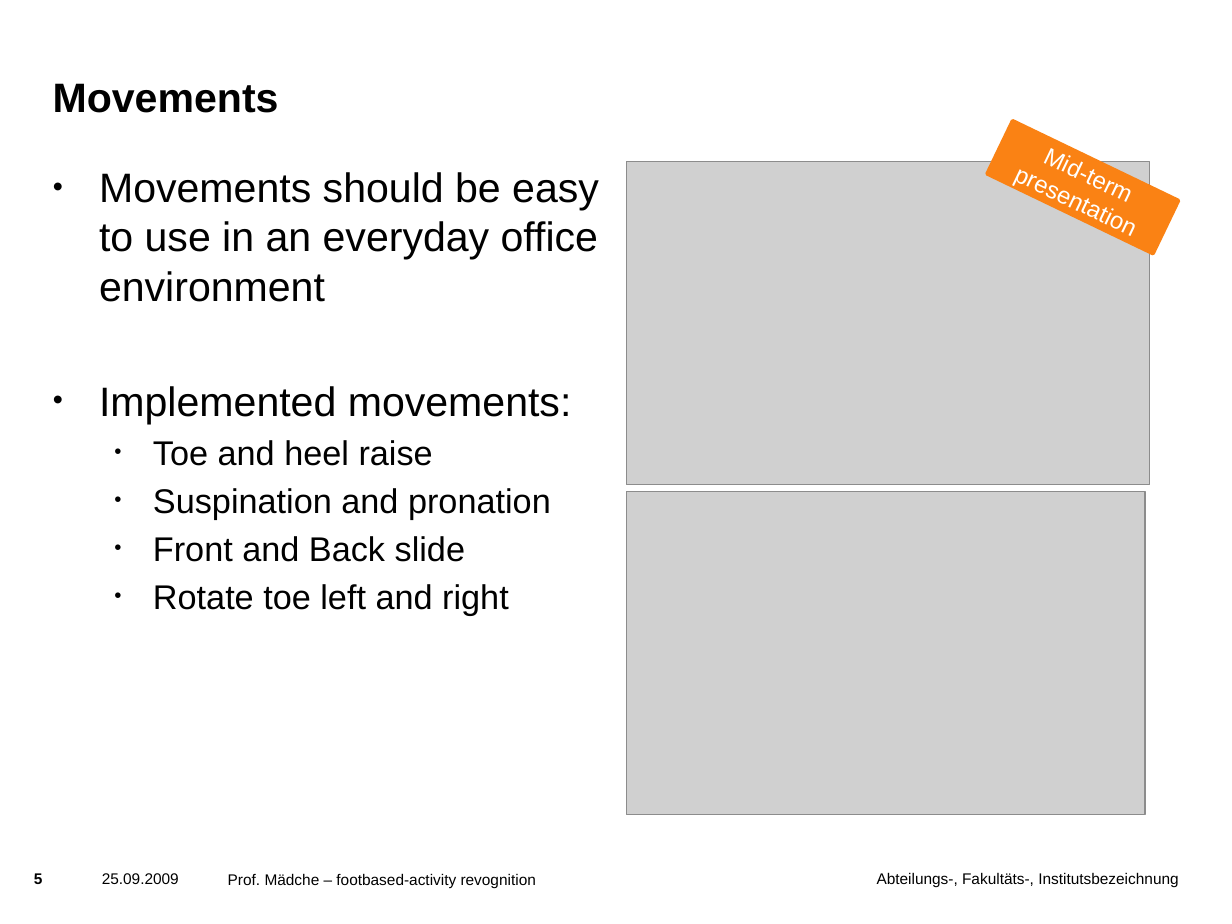
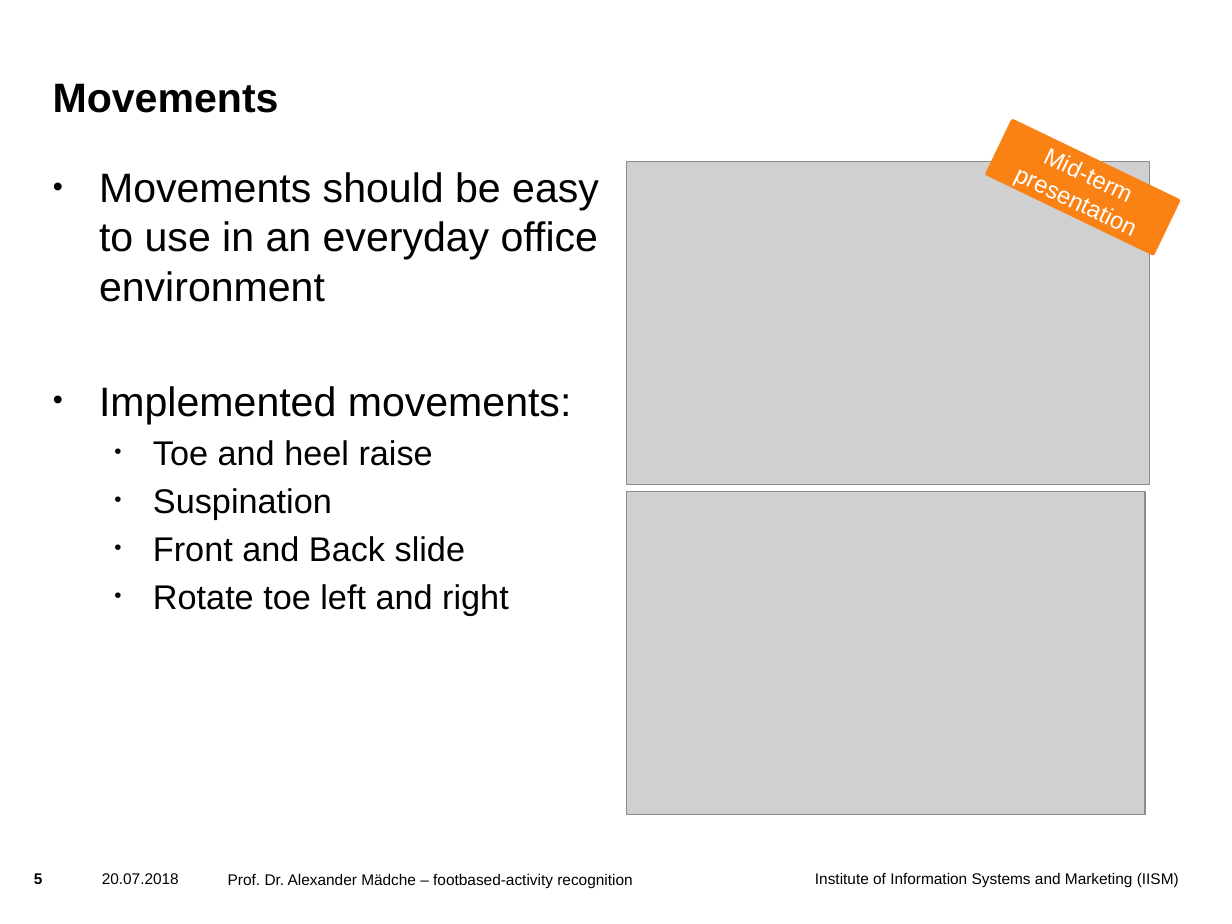
Before and after one commit to liskior/Footbased, a slide deck: slide 5 of docs/presentation/final presentation/final presentation_foot-based activity recognition.pptx. Drawn at 1232x924 pixels with LibreOffice and Linux fonts; fonts in the diff are those of the drawing; grey boxes stand for pictures; background and template pictures are left out. Boxes give left, top, right and bottom in pixels: in the first picture for what was removed or moved away, otherwise in the second. Text is boxed around its words. In the diff, an @@ line names an element or a change of style, - is before the commit and + after.

```diff
--- a/docs/presentation/final presentation/final presentation_foot-based activity recognition.pptx
+++ b/docs/presentation/final presentation/final presentation_foot-based activity recognition.pptx
@@ text at [153, 488, 332, 519]: text changed @@
-  • Suspination and pronation
+  • Suspination
@@ text at [102, 873, 179, 884]: text changed @@
-25.09.2009
+20.07.2018
@@ text at [228, 873, 632, 888]: text changed @@
-Prof. Mädche – footbased-activity revognition
+Prof. Dr. Alexander Mädche – footbased-activity recognition
@@ text at [815, 872, 1179, 888]: text changed @@
-Abteilungs-, Fakultäts-, Institutsbezeichnung
+Institute of Information Systems and Marketing (IISM)
```
Also in this commit, not shown: 18 other slides changed, 1 slide removed, 7 other files.
